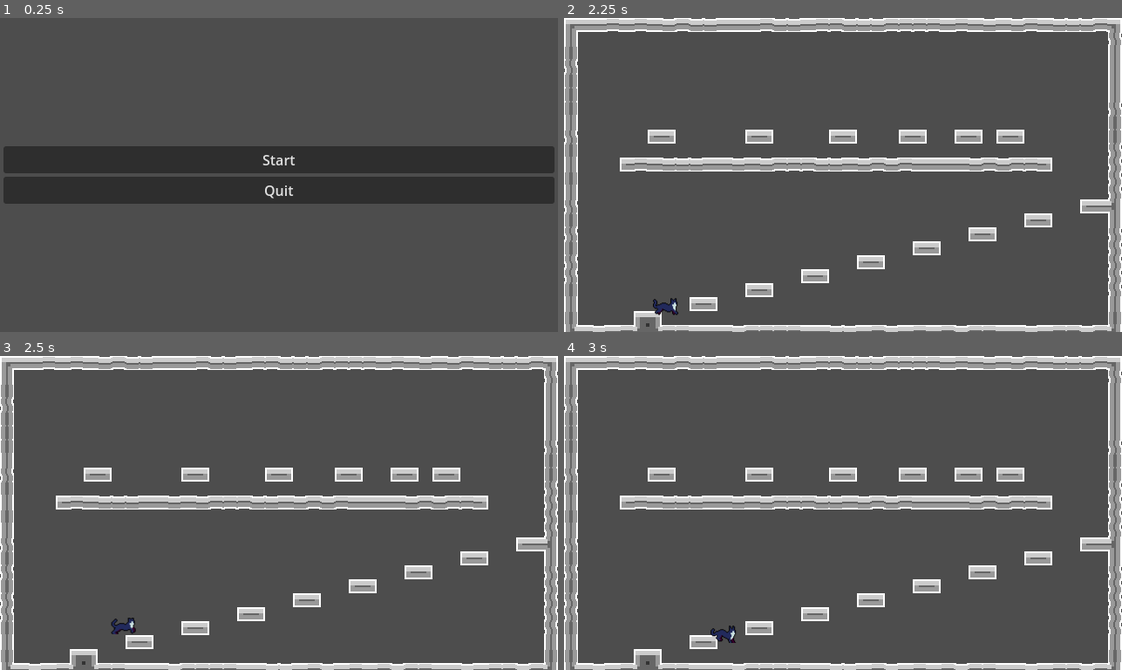
Above: before the commit, frames 1-4 (two rows, left to right).
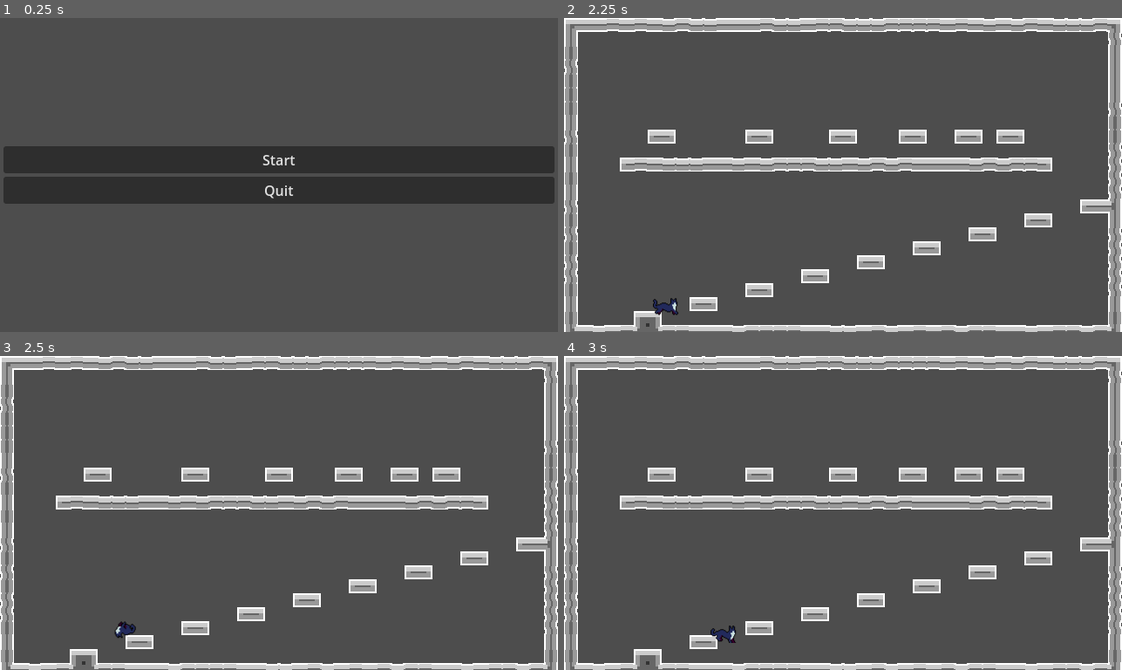
Above: after the commit, the same moments.

Repository: EmperorCookie/groundhogvania
Game: Godot game, scene res://menu/main_menu.tscn
The game is run twice, just before and just after one commit, with the same random seed, the same clock (stepped at 60 frames per second) and the same inputs.
Inputs:
- Up to frame 1 (0.25 s): no input
- Up to frame 2 (2.25 s): click "Start" at 0.5 s; hold Right (player_right) from 1.28 s (still down); tap Shift (player_dash) at 1.35, 2.1 s; tap Space (player_jump) at 1.52 s
- Up to frame 3 (2.5 s): keep holding Right (player_right); tap Space (player_jump) at 2.27 s
- Up to frame 4 (3 s): release Right (player_right) at 2.78 s; hold Left (player_left) from 2.78 s (still down); tap Shift (player_dash) at 2.85 s

Frames 1-2 are identical in both runs. In frame 3, 0.2% of the frame differs, in the area x 19-25%, y 83-90%; in frame 4, nothing differs.

Commit message:
Fixed can single jump in mid air

Diff:
--- a/player/player.gd
+++ b/player/player.gd
@@ -126,6 +126,7 @@
 			jumps_done = 0
 	# Air controls
 	else:
+		jumps_done = max(jumps_done, 1)
 		# Gravity
 		var g = default_gravity * weight * delta
 		_velocity.y += g
